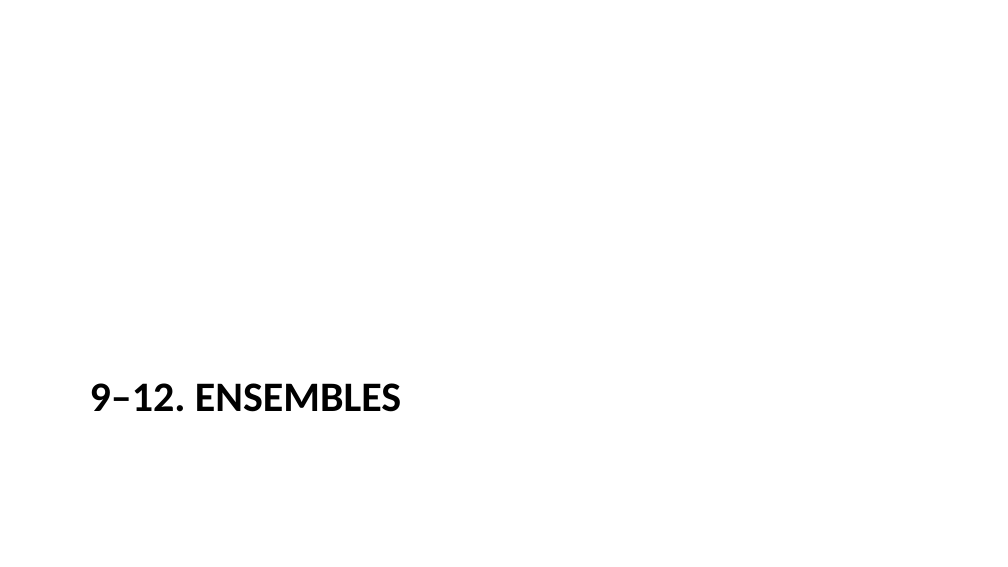
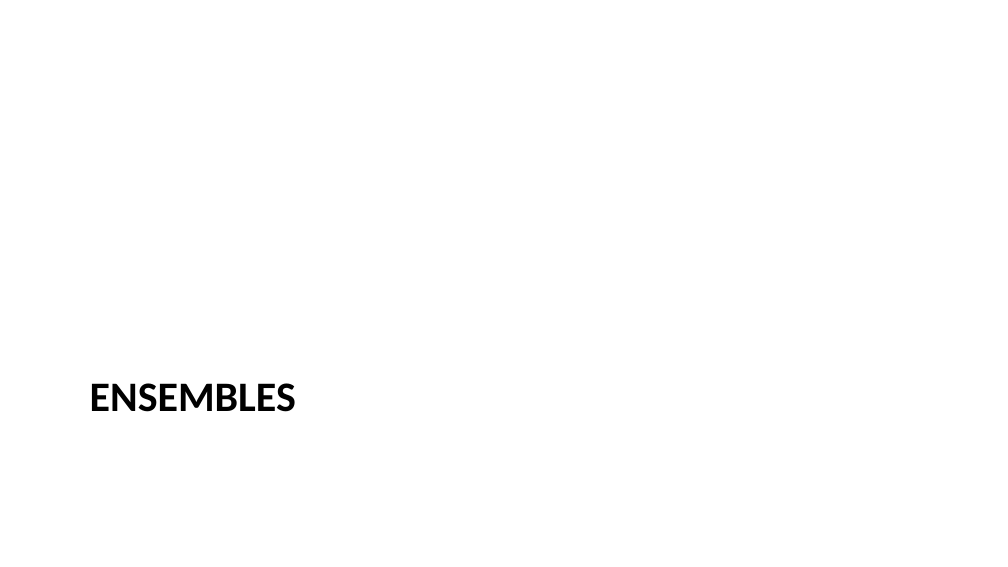
Before and after one commit to pauldubois98/AdcancedTopicsDataScience2026, a slide deck: slide 50 of Course03/slides.pptx (slide 49 before the commit). Drawn at 1008x567 pixels with LibreOffice and Linux fonts; fonts in the diff are those of the drawing. Boxes give left, top, right and bottom in pixels: in the first picture for what was removed or moved away, otherwise in the second. Text is boxed around its words. In the diff, an @@ line names an element or a change of style, - is before the commit and + after.

```diff
--- a/Course03/slides.pptx
+++ b/Course03/slides.pptx
@@ title at [90, 383, 296, 412]: text changed @@
-9–12. ENSEMBLES
+ENSEMBLES
```
Also in this commit, not shown: 26 other slides changed, 28 slides added, 15 slides removed, 1 other file.
